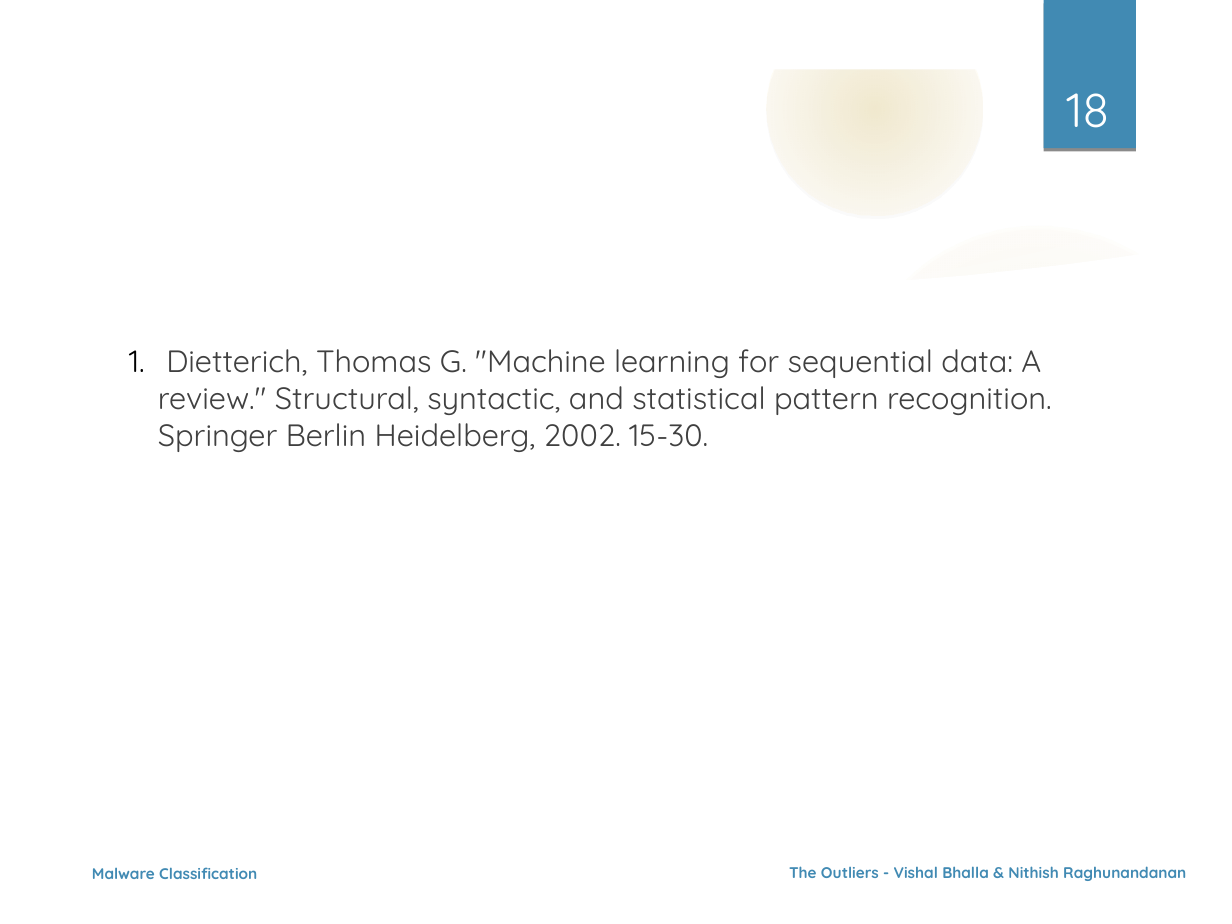
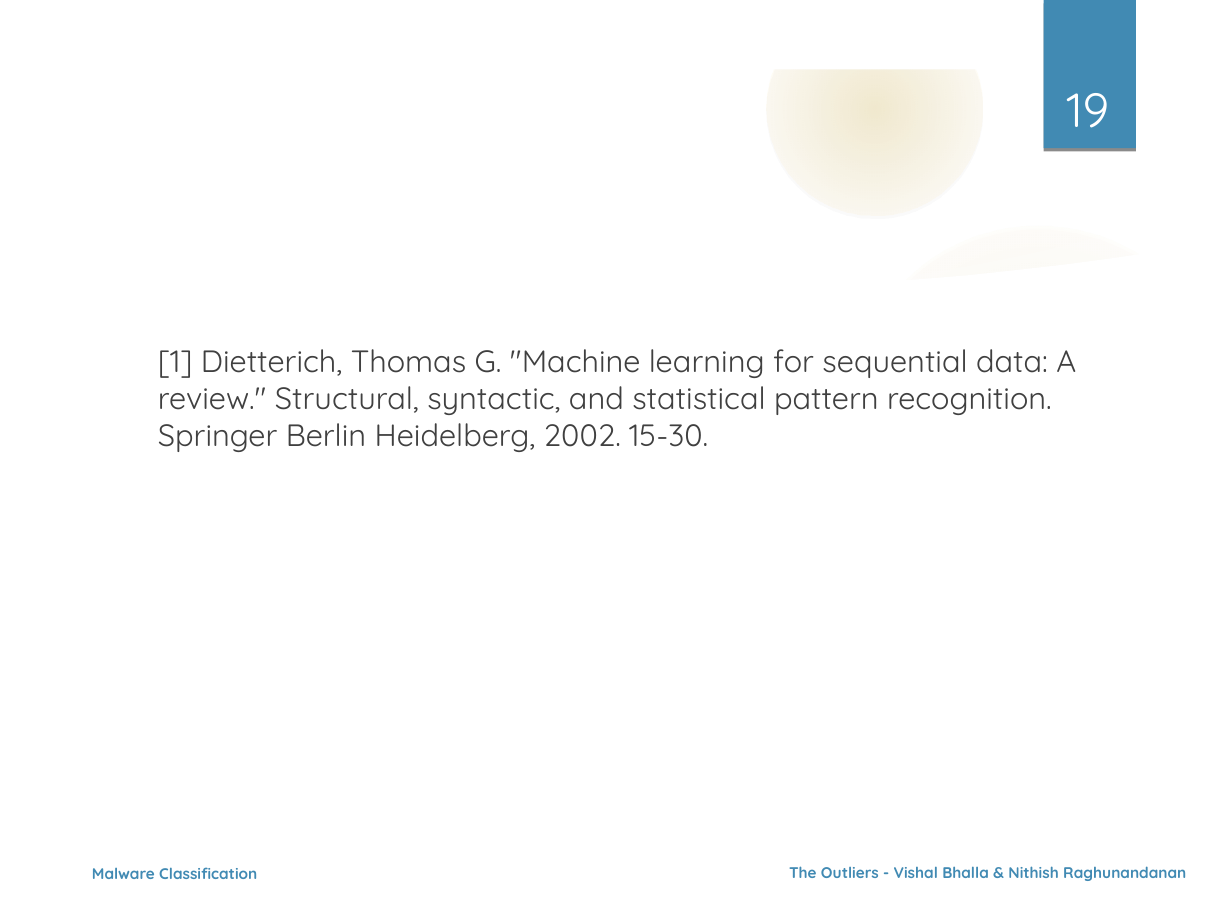
Before and after one commit to nehgu/Anomaly-Detection, a slide deck: slide 19 of Challenges/Malware_Classification_On_Behavioral_Data_Challenge_5/Ppt_Malware_Classification_Challenge_5.odp (slide 18 before the commit). Drawn at 1232x924 pixels with LibreOffice and Linux fonts; fonts in the diff are those of the drawing; background and template pictures are left out. Boxes give left, top, right and bottom in pixels: in the first picture for what was removed or moved away, otherwise in the second. Text is boxed around its words. In the diff, an @@ line names an element or a change of style, - is before the commit and + after.

```diff
--- a/Challenges/Malware_Classification_On_Behavioral_Data_Challenge_5/Ppt_Malware_Classification_Challenge_5.odp
+++ b/Challenges/Malware_Classification_On_Behavioral_Data_Challenge_5/Ppt_Malware_Classification_Challenge_5.odp
@@ page number at (1067,93,1109,128): text changed @@
-18
+19
@@ text at (158,349,1076,452): text changed @@
-1. Dietterich, Thomas G. "Machine learning for sequential data: A review." Structural, syntactic, and statistical pattern recognition. Springer Berlin Heidelberg, 2002. 15-30.
+[1] Dietterich, Thomas G. "Machine learning for sequential data: A review." Structural, syntactic, and statistical pattern recognition. Springer Berlin Heidelberg, 2002. 15-30.
```
Also in this commit, not shown: 11 other slides changed, 2 slides added, 2 other files.
